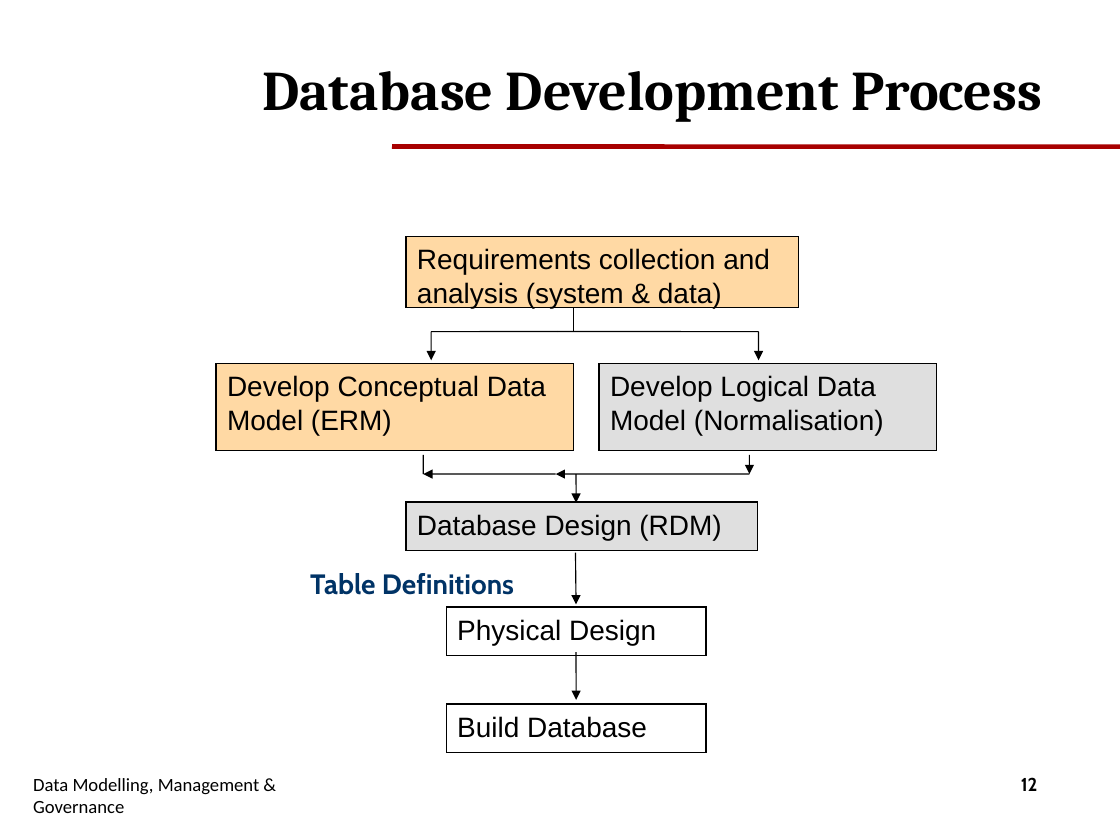
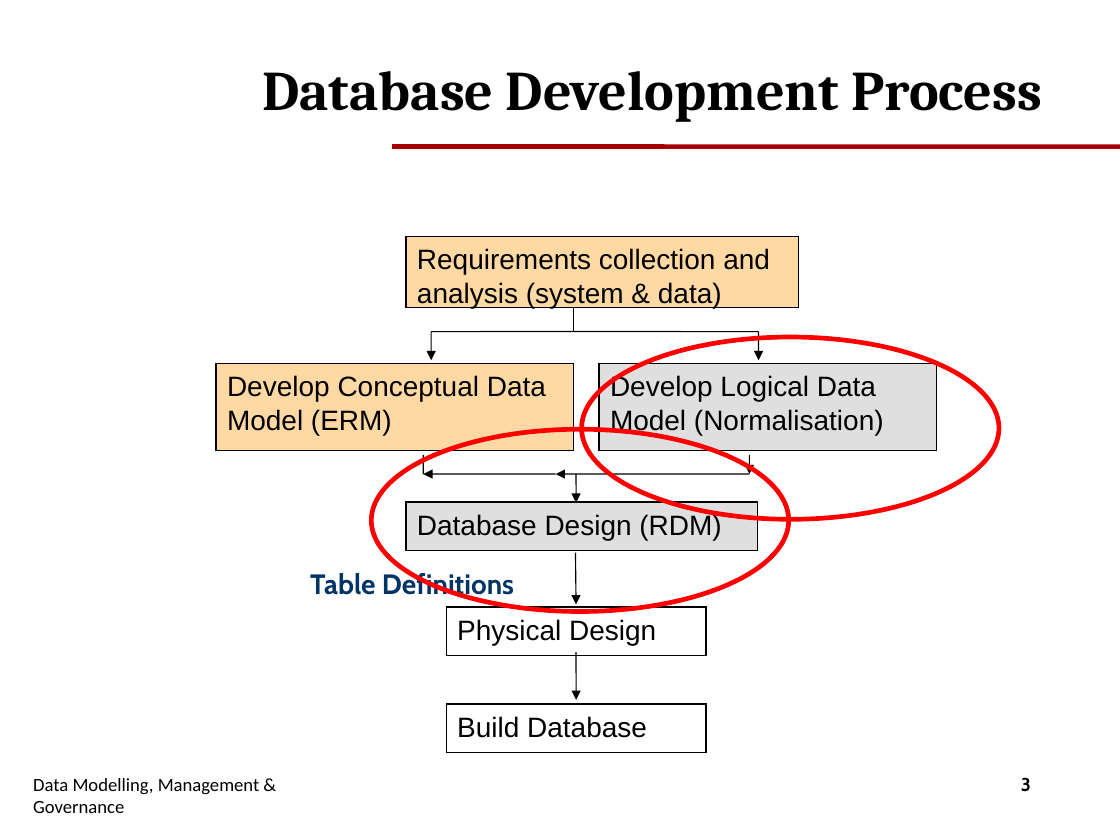
Before and after one commit to GangminLi/GangminLi.github.io, a slide deck: slide 3 of slides/cis108-6/Slides 3.2 - Database Design Normalisation.pptx (slide 12 before the commit). Drawn at 1120x840 pixels with LibreOffice and Linux fonts; fonts in the diff are those of the drawing; background and template pictures are left out. Boxes give left, top, right and bottom in pixels: in the first picture for what was removed or moved away, otherwise in the second. Text is boxed around its words. In the diff, an @@ line names an element or a change of style, - is before the commit and + after.

```diff
--- a/slides/cis108-6/Slides 3.2 - Database Design Normalisation.pptx
+++ b/slides/cis108-6/Slides 3.2 - Database Design Normalisation.pptx
@@ ellipse added at [581,337,999,520], outline #FF0000 3 pt @@
@@ ellipse added at [372,429,790,612], outline #FF0000 3 pt @@
@@ page number at [1021,777,1031,792]: text changed @@
-12
+3
```
Also in this commit, not shown: 9 other slides changed, 1 slide added, 17 slides removed, 12 other files.
